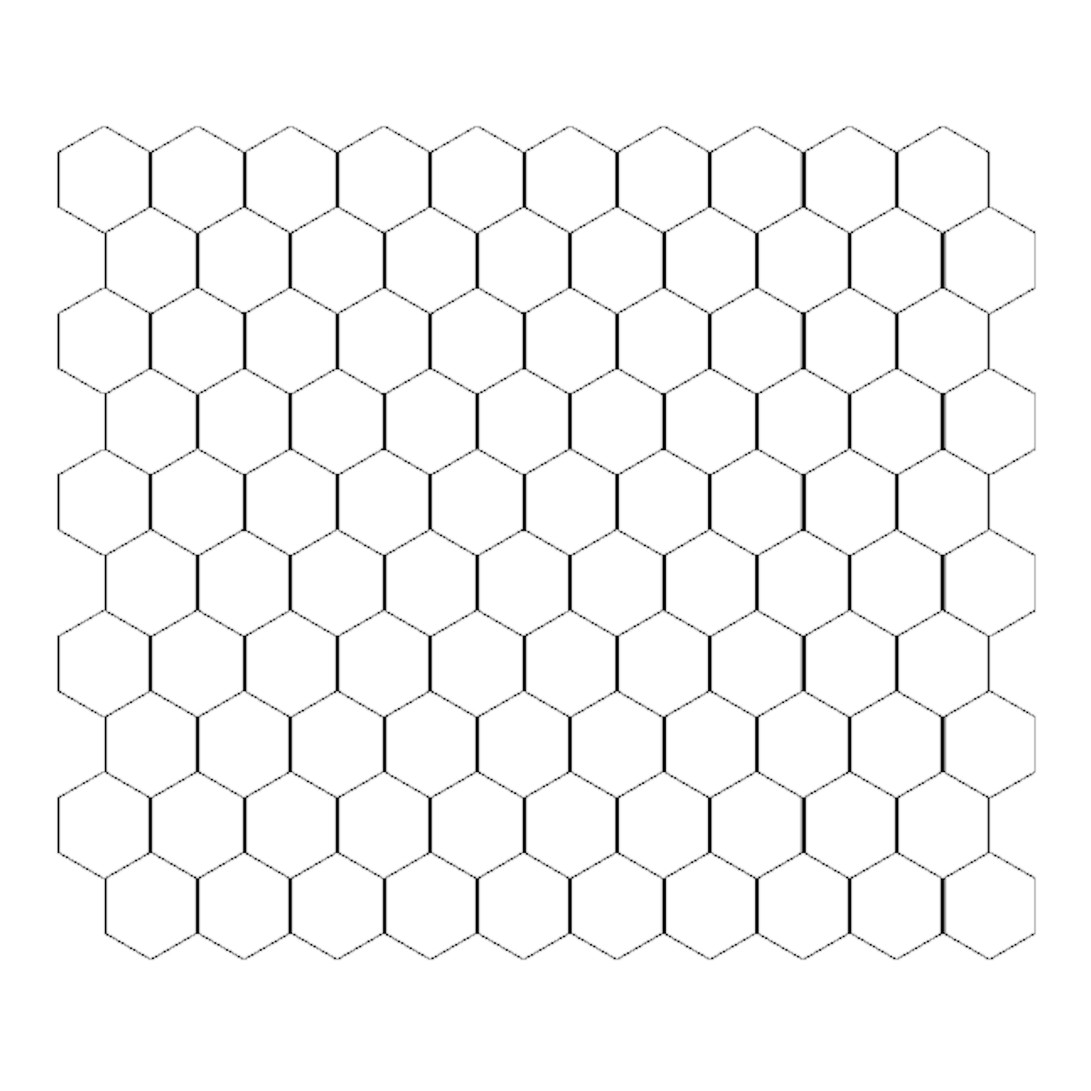
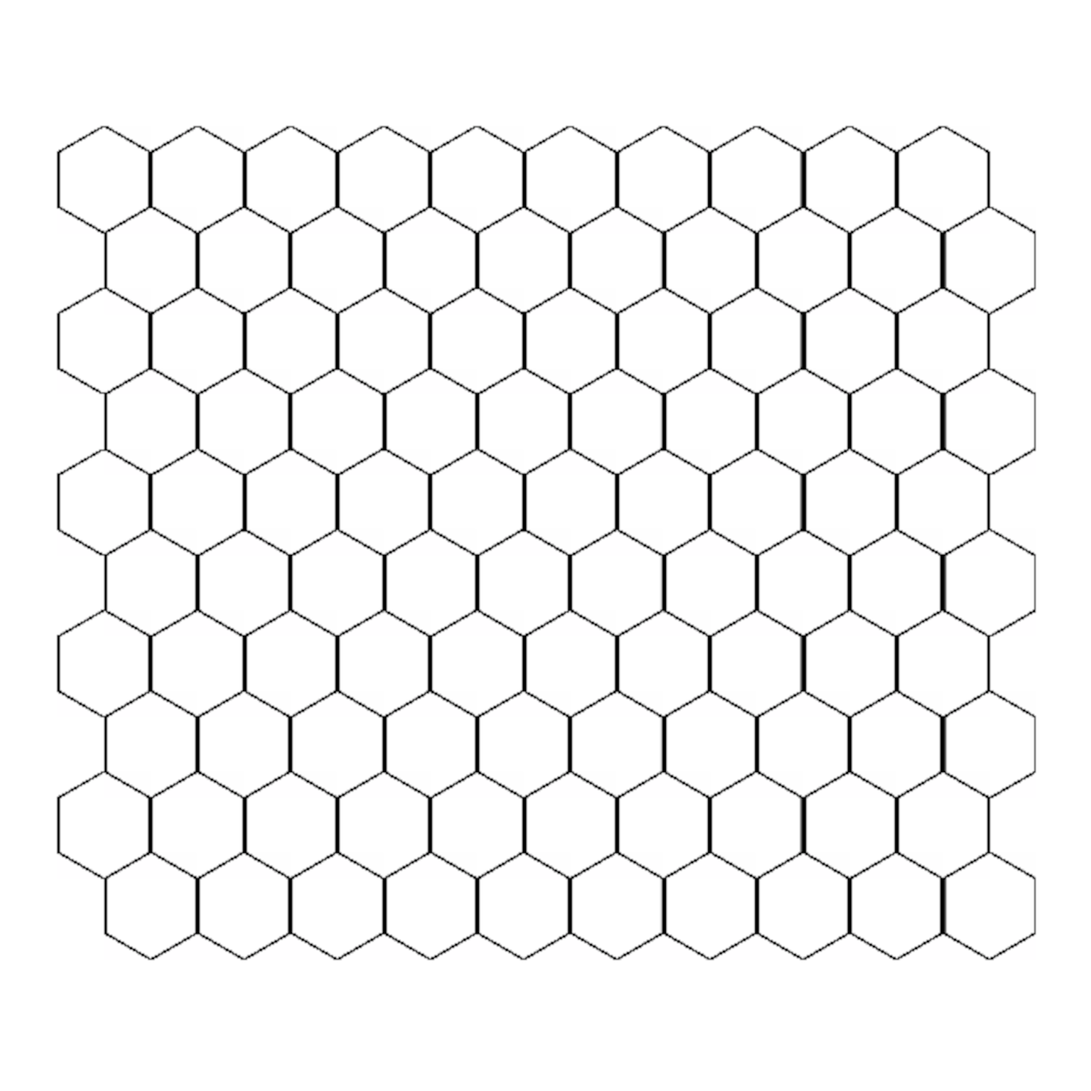
Layer changes from the first 1091x1091 image to the second:
renamed "HexCellBaseLayout.png" to "HexCellLayout.png", painted on it over [56, 125, 1038, 962]
added layer "ColourMap" over [56, 125, 1038, 962]
